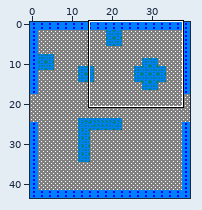
Two states of a Tiled map, game/assets/map1.tmx. Above, an overview of the earlier version with the close-up marked.
Close-up. The starting point:
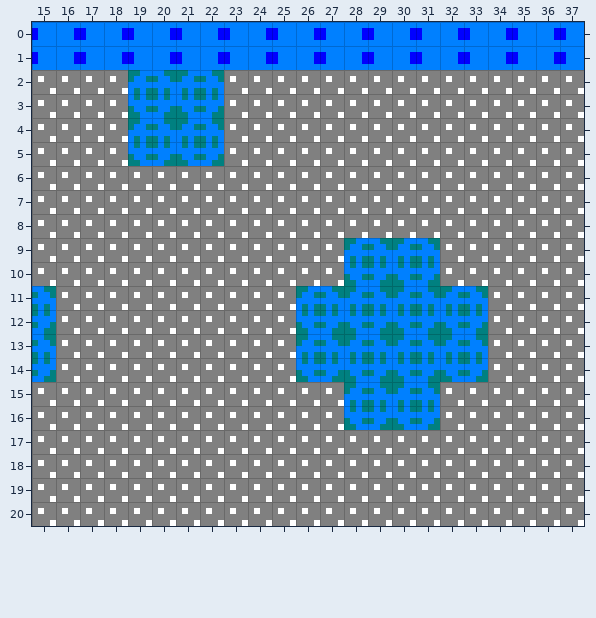
Cells are 4x4 px. Shown: x 15..37, y 0..20. The commit also changed other parts of the map, which this record leaves out.
Now the later version:
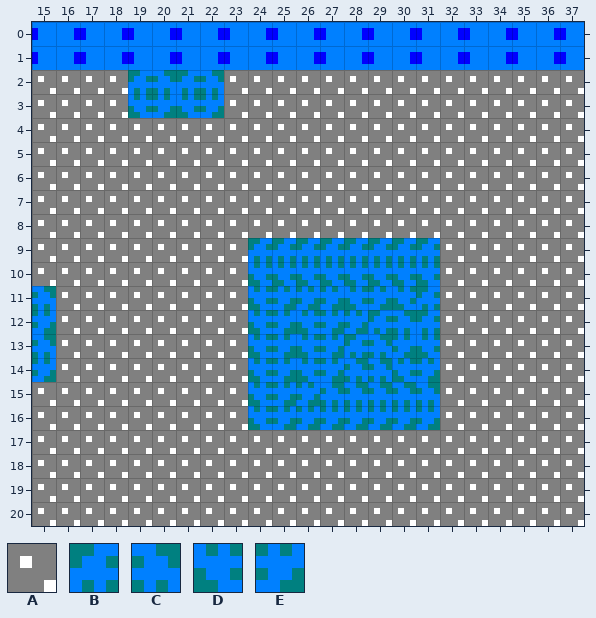
Key: from "tiles5": A 0, B 3, C 4, D 8, E 9.
_ is an empty cell.
What changed:
Layer "Capa de Patrones 1":
y 4: x 19..22 BCBC -> AAAA
y 5: x 19..22 DEDE -> AAAA
y 9: x 24..27 AAAA -> BBBB; x 29 C -> B; x 31 C -> B
y 10: x 24..27 AAAA -> DDDD; x 29 E -> D; x 31 E -> D
y 11: x 24..33 AABCBCBCBC -> DEEEDEDBAA
y 12: x 24..25 AA -> DE; x 28..33 DEDEDE -> EBCBAA
y 13: x 24..27 AABC -> DEDE; x 30..33 BCBC -> EDAA
y 14: x 24..25 AA -> DE; x 28..29 DE -> CC; x 32..33 DE -> AA
y 15: x 24..28 AAAAB -> DEECC; x 30 B -> C
y 16: x 24..28 AAAAD -> DEEEE; x 30 D -> E
Pixel boxes of the changes (left, top, right, bottom) in both close-ups:
changed: (128, 118, 224, 166)
changed: (248, 238, 488, 430)
